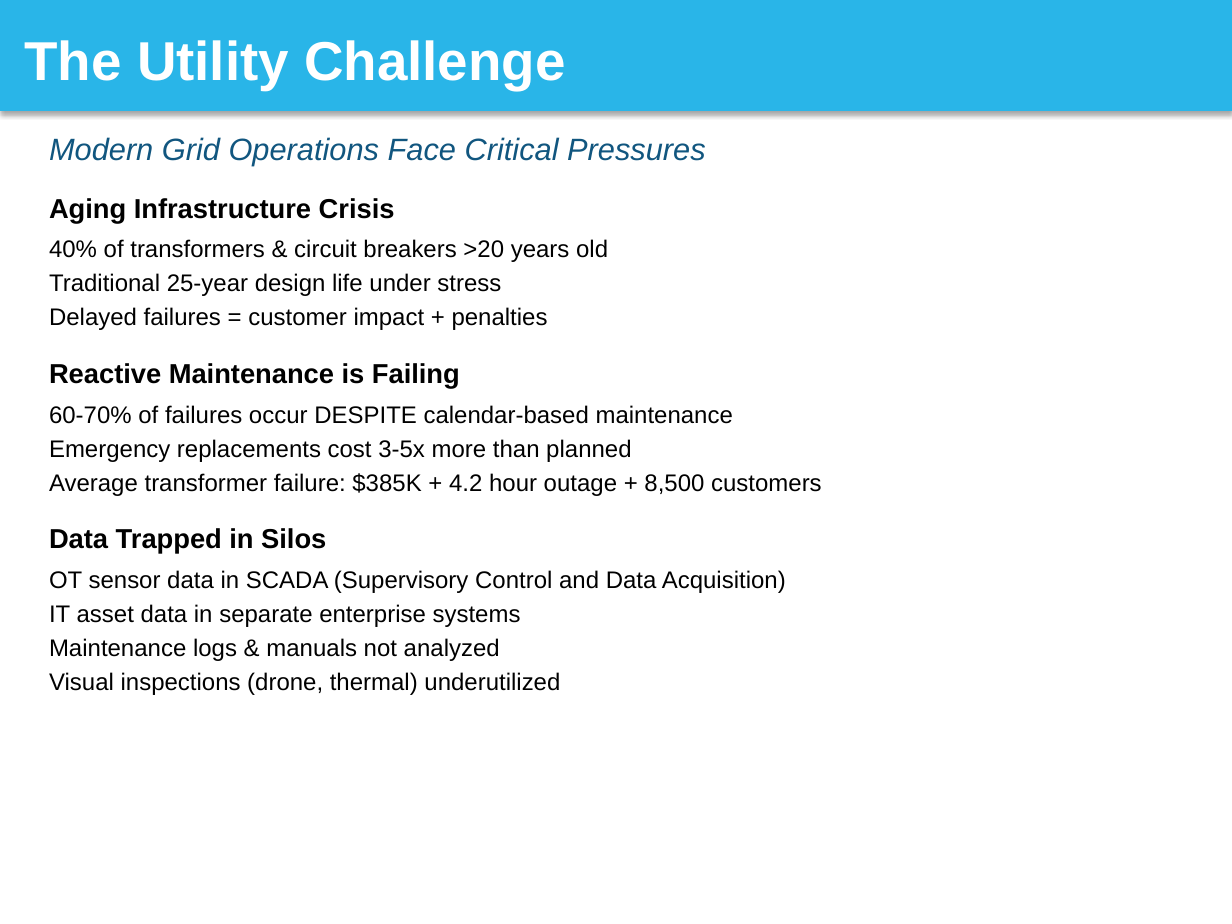
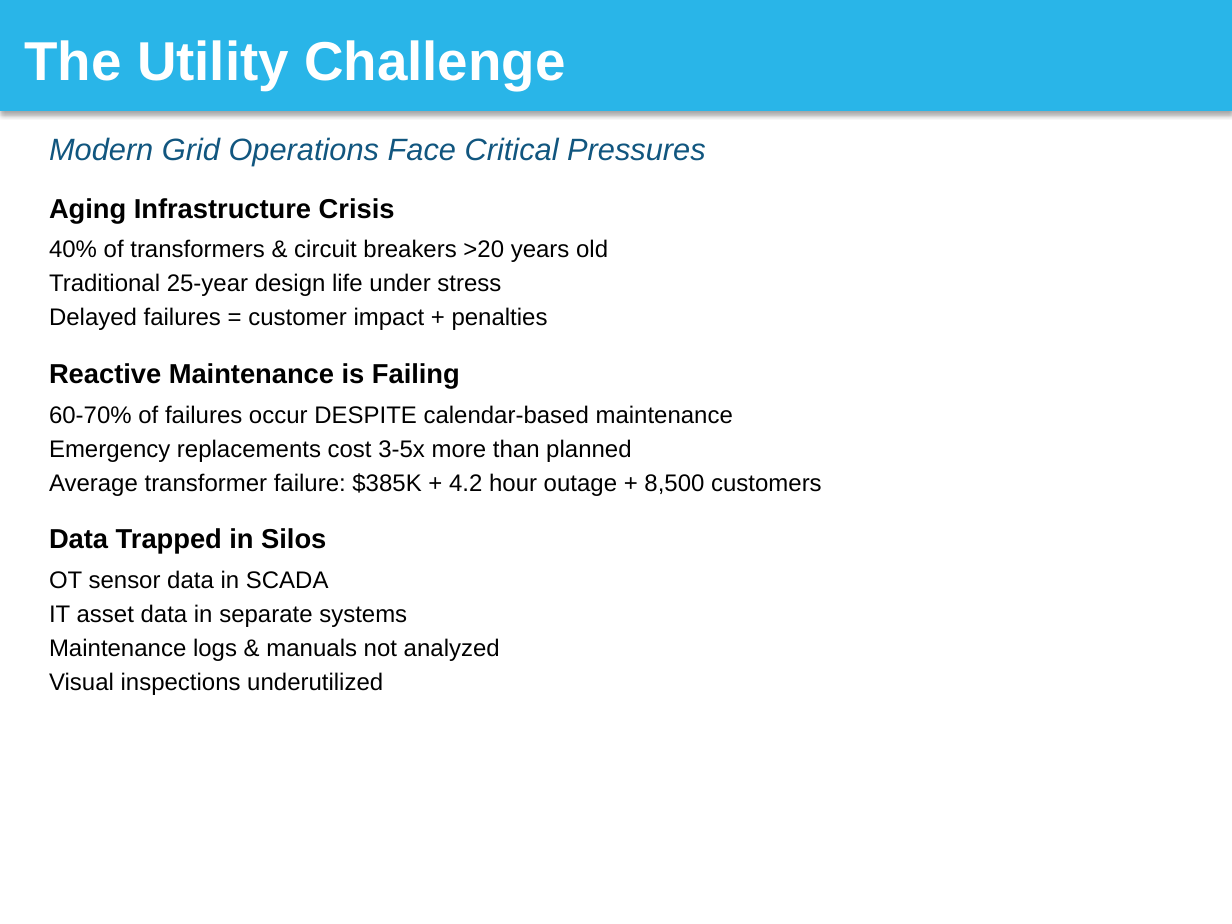
Before and after one commit to sfc-gh-srsubramanian/Utilities-GridReliability-PredictiveMaintenance, a slide deck: slide 2 of solution_presentation/Grid_Reliability_Snowflake_Presentation.pptx. Drawn at 1232x924 pixels with LibreOffice and Linux fonts; fonts in the diff are those of the drawing. Boxes give left, top, right and bottom in pixels: in the first picture for what was removed or moved away, otherwise in the second. Text is boxed around its words. In the diff, an @@ line names an element or a change of style, - is before the commit and + after.

Commit message:
Presentation: Update to complete 30-slide deck
Replaced 5-slide demo with complete presentation:
- All 26 main slides (title through thank you)
- 4 appendix slides (ML details, data model, integration, cost)
- Total: 30 professionally formatted slides
- Snowflake brand colors throughout
- Ready to import to Google Slides

Content covers:
✅ Problem statement (slides 2-3)
✅ Solution overview (slides 4-11)
✅ Business impact (slides 12-13)
✅ Use cases (slides 14-16)
✅ Technical details (slides 17-19)
✅ Differentiators & success story (slides 20-21)
✅ Demo & next steps (slides 22-24)
✅ Q&A & closing (slides 25-26)
✅ Technical appendix (A-D)

File size: 73KB (optimized for upload)

```diff
--- a/solution_presentation/Grid_Reliability_Snowflake_Presentation.pptx
+++ b/solution_presentation/Grid_Reliability_Snowflake_Presentation.pptx
@@ text at bbox=[49, 570, 407, 627]: text changed @@
-OT sensor data in SCADA (Supervisory Control and Data Acquisition)
-IT asset data in separate enterprise systems
+OT sensor data in SCADA
+IT asset data in separate systems
@@ text at bbox=[49, 672, 383, 695]: text changed @@
-Visual inspections (drone, thermal) underutilized
+Visual inspections underutilized
```
Also in this commit, not shown: 3 other slides changed, 25 slides added.
